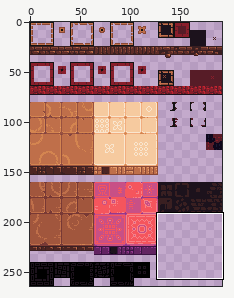
Pixel-art file, stored at BurningKnight/Content/Animations/desert_biome.ase. The picture above shows the old version from afar; the outline marks the close-up.
Close-up. The starting point:
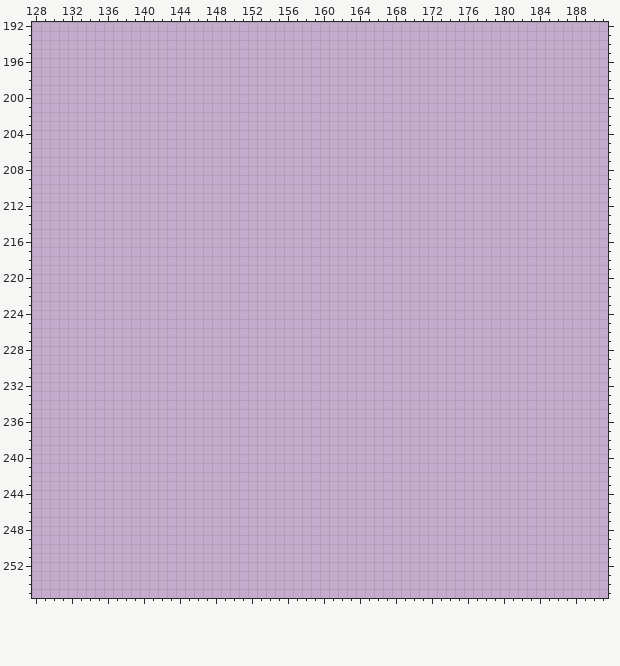
192x264 pixels, 1 frame. Colours within 5 levels of each other are drawn and written as one. Shown: x 128..191, y 192..255.
Once edited:
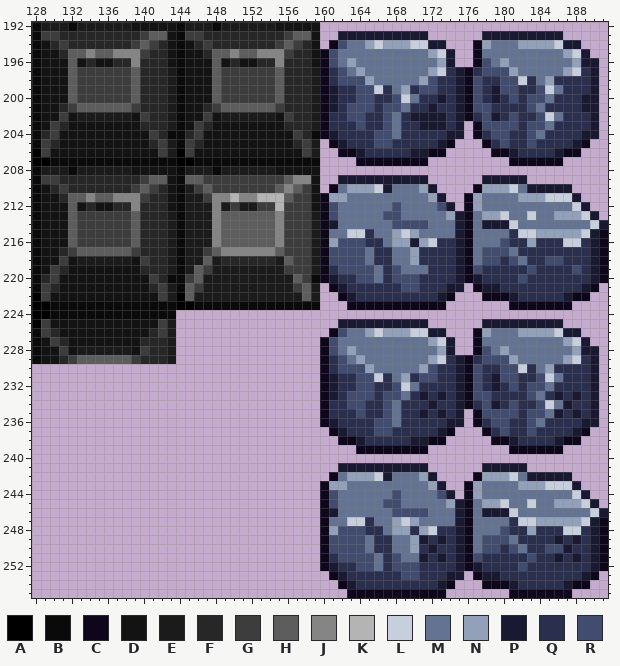
Palette (. is transparent): A #000000  B #0a0a0a  C #0e071b  D #131313  E #1b1b1b  F #272727  G #3d3d3d  H #5d5d5d  J #858585  K #b4b4b4  L #c7cfdd  M #657392  N #92a1b9  P #1a1932  Q #2a2f4e  R #424c6e
The exact change:
@@ x 128..191 @@
-192 ................................................................
-193 ................................................................
-194 ................................................................
-195 ................................................................
-196 ................................................................
-197 ................................................................
-198 ................................................................
-199 ................................................................
-200 ................................................................
-201 ................................................................
-202 ................................................................
-203 ................................................................
-204 ................................................................
-205 ................................................................
-206 ................................................................
-207 ................................................................
-208 ................................................................
-209 ................................................................
-210 ................................................................
-211 ................................................................
-212 ................................................................
-213 ................................................................
-214 ................................................................
-215 ................................................................
-216 ................................................................
-217 ................................................................
-218 ................................................................
-219 ................................................................
-220 ................................................................
-221 ................................................................
-222 ................................................................
-223 ................................................................
-224 ................................................................
-225 ................................................................
-226 ................................................................
-227 ................................................................
-228 ................................................................
-229 ................................................................
-230 ................................................................
-231 ................................................................
-232 ................................................................
-233 ................................................................
-234 ................................................................
-235 ................................................................
-236 ................................................................
-237 ................................................................
-238 ................................................................
-239 ................................................................
+192 BEEEBEEEEEEDDDDDBEEEBEEEEEEDDDDD................................
+193 BGGFFFFFFFFFGHHDBGGFFFFFFFFFGHHD..PPPPPPPPPP......PPPPPPPPP.....
+194 BDFGFFFFFFFGHGFDBDFGFFFFFFFGHGFD.CRMMNLNNNLLPP...CNMMMNNNNLPP...
+195 BDDFHHJHHJJJGFFDBDDFHHJHHJJJGFFDCRMMMMMMMMMMNLP..CMMMMMMMMMNLP..
+196 BDDDHDFDDFFJFFFDBDDDHDFDDFFJFFFDCRMNMMMMMMMMMNP..CRMNMMMMMMMNPP.
+197 BDDDHGGGGGGHFFFEBDDDHGGGGGGHFFFECQRMNMMMMMMMNLQPCQRRRNMMMMMNLQP.
+198 BDDDHGGGGGGHFFFEBDDDHGGGGGGHFFFECQRRRNMMMMMNRQQPCRQQRRLQMNQQQQP.
+199 BDDDHGGGGGGHFFFEBDDDHGGGGGGHFFFECPQQRRLQMNQRRQQPCRQPRRQQRLMQQQP.
+200 BDDDHGGGGGGHFFFEBDDDHGGGGGGHFFFECPQQRRQQRLMQQPQPCRQPQRQRRMQQQPP.
+201 BDDFGHHHHHHGFFFEBDDFGHHHHHHGFFFECPQRRRQRRMQQPQQPCRRQQQQRMQQQQPP.
+202 BDDGDEEEEEEDGFFEBDDGDEEEEEEDGFFECQQRRQQRMQPPPPQPCQRPQRQQRLMQQQP.
+203 BDGFDDDDDDDDFFFEBDGFDDDDDDDDFFFECQQQRQQRMQQPPPQP.CRRRRQRRMQQQQP.
+204 BFGDDDDDDDDDDGFBBFGDDDDDDDDDDGFBCPQQQQRRMQQQQQPP.CQRRQQRMQQQQPP.
+205 BGFDDDDDDDDDDFGEBGFDDDDDDDDDDFGE.CPQQQRRQQQQQPC...CQRQQRQQQQPC..
+206 AGDDDDDDDDDDDDGEAGDDDDDDDDDDDDGE..CCPQQQQQPPCC.....CCPQQQQPCC...
+207 AABBBBBBBBBBBBBBAABBBBBBBBBBBBBB....CCCCCCCC.........CCCCCC.....
+208 BEEEBEEEEEEDDDDDBEEEBEEEEEEDDDDD................................
+209 BGGFFFFFFFFFGHHDBHHGGGGGGGGGHJJD..PPPPPPPPPP......PPPPP.........
+210 BDFGFFFFFFFGHGFDBEGHGGGGGGGHJHGD.CMNNNLPMMMNP....CNNNLMPPPPP....
+211 BDDFHHJHHJJJGFFDBEEGJJKJJKKKHGGDCNNMMMMMMMMMNP..CNMMMMNNNLLLP...
+212 BDDDHDFDDFFJFFFDBEEEJEGEEGGKGGGDCRMMMMMMRMMMMRP.CNMMMMMMMMMMLP..
+213 BDDDHGGGGGGHFFFEBEEEJHHHHHHJGGGECRMMMMMRRMMMMMNPCMNNLMMLMMNNNLP.
+214 BDDDHGGGGGGHFFFEBEEEJHHHHHHJGGGECPMMMMMMRRRRMMMPCMPPPLMMMMMMMMLP
+215 BDDDHGGGGGGHFFFEBEEEJHHHHHHJGGGECMMLLQMMNLNMMMMPCMMMMQLLNNNNNLPC
+216 BDDDHGGGGGGHFFFEBEEEJHHHHHHJGGGECNRRRQQMNNPNLQQPCMMMRQQNQQQLLQPC
+217 BDDFGHHHHHHGFFFEBEEGHJJJJJJHGGGECRRRRMQQMMNQQQQPCMRRRMQQQQQQQQPC
+218 BDDGDEEEEEEDGFFEBEEHEFFFFFFEHGGECRRRRMQQMMNQQQQPCMRRQRMQQRRQQQPC
+219 BDGFDDDDDDDDFFFEBEHGEEEEEEEEGGGECQRRRRMQRMMMQQQPCRQQQQQRQQQQRQPC
+220 BFGDDDDDDDDDDGFBBGHEEEEEEEEEEHGBCPQQRRMQRRRQQQQPCPQQQQRQQQQQQQPC
+221 BGFDDDDDDDDDDFGEBHGEEEEEEEEEEGHE.CPQQQQQQRRQQQPP.CPPQQQQQQQQQPC.
+222 AGDDDDDDDDDDDDGEAHEEEEEEEEEEEEHE..CPQQQQQQQQQPC...CCCPQQQQQPCC..
+223 AABBBBBBBBBBBBBBAABBBBBBBBBBBBBB...CCCCCCCCCCC.......CCCCCCC....
+224 AABBBBBBBBBBBBBB................................................
+225 AGDDDDDDDDDDDDGE..................PPPPPPPPPP......PPPPPPPPP.....
+226 BGFDDDDDDDDDDFGE.................CRMMNLNNNLLPP...CNMMMNNNNLPP...
+227 BDGFDDDDDDDDFFFE................CRMMMMMMMMMMNLP..CMMMMMMMMMNLP..
+228 BDDGDEEEEEEDGFFE................CRMNMMMMMMMMMNP..CRMNMMMMMMMNPP.
+229 BDDFGHHHHHHGFFFE................CQRMNMMMMMMMNLQPCQRRRNMMMMMNLQP.
+230 ................................CQRRRNMMMMMNRQQPCRQQRRLQMNQQQQP.
+231 ................................CPQQRRLQMNQRRQQPCRQPRRQQRLMQQQP.
+232 ................................CPQQRRQQRLMQQQQPCRQPQRQRRMQQQQP.
+233 ................................CPQRRRQRRMQPQPQPCRRQQQQRMQPQPQP.
+234 ................................CQQRRQQRMQQQPQQPCQRPQRQQRLMPQQP.
+235 ................................CQQQRQQRMQQPQPQP.CRRRRQRRMPQPQP.
+236 ................................CPQQQQRRMQQQQQPP.CQRRQQRMQQQQPP.
+237 .................................CPQQQRRQQQQQPC...CQRQQRQQQQPC..
+238 ..................................CCPQQQQQPPCC.....CCPQQQQPCC...
+239 ....................................CCCCCCCC.........CCCCCC.....
 240 ................................................................
-241 ................................................................
-242 ................................................................
-243 ................................................................
-244 ................................................................
-245 ................................................................
-246 ................................................................
-247 ................................................................
-248 ................................................................
-249 ................................................................
-250 ................................................................
-251 ................................................................
-252 ................................................................
-253 ................................................................
-254 ................................................................
-255 ................................................................
+241 ..................................PPPPPPPPPP......PPPPP.........
+242 .................................CMNNNLPMMMNP....CNNNLMPPPPP....
+243 ................................CNNMMMMMMMMMNP..CNMMMMNNNLLLP...
+244 ................................CRMMMMMMRMMMMRP.CNMMMMMMMMMMLP..
+245 ................................CRMMMMMRRMMMMMNPCMNNLMMLMMNNNLP.
+246 ................................CPMMMMMMRRRRMMMPCMPPPLMMMMMMMMLP
+247 ................................CMMLLQMMNLNMMMMPCMMMMQLLNNNNNLPC
+248 ................................CNRRRQQMNNQNLQQPCMMMRQQNQQQLLQPC
+249 ................................CRRRRMQQMMNPQPQPCMRRRMQQQQPQPQPC
+250 ................................CRRRRMQQMMNQPQQPCMRRQRMQQRRPQQPC
+251 ................................CQRRRRMQRMMPQPQPCRQQQQQRQQPQPQPC
+252 ................................CPQQRRMQRRRQQQQPCPQQQQRQQQQQQQPC
+253 .................................CPQQQQQQRRQQQPP.CPPQQQQQQQQQPC.
+254 ..................................CPQQQQQQQQQPC...CCCPQQQQQPCC..
+255 ...................................CCCCCCCCCCC.......CCCCCCC....
Boxes around the changes in both close-ups, in picture pixels (x1, y1, x2, y2):
added: (32, 22, 608, 598)
